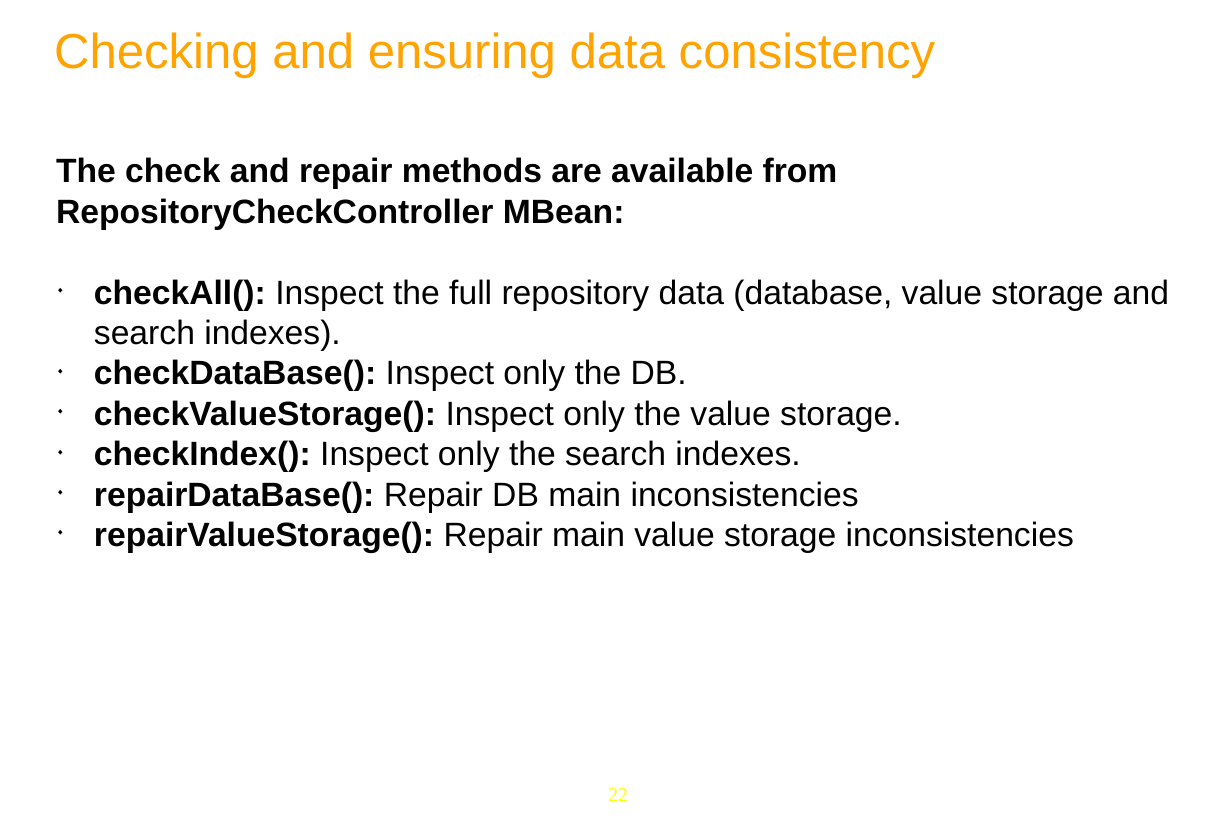
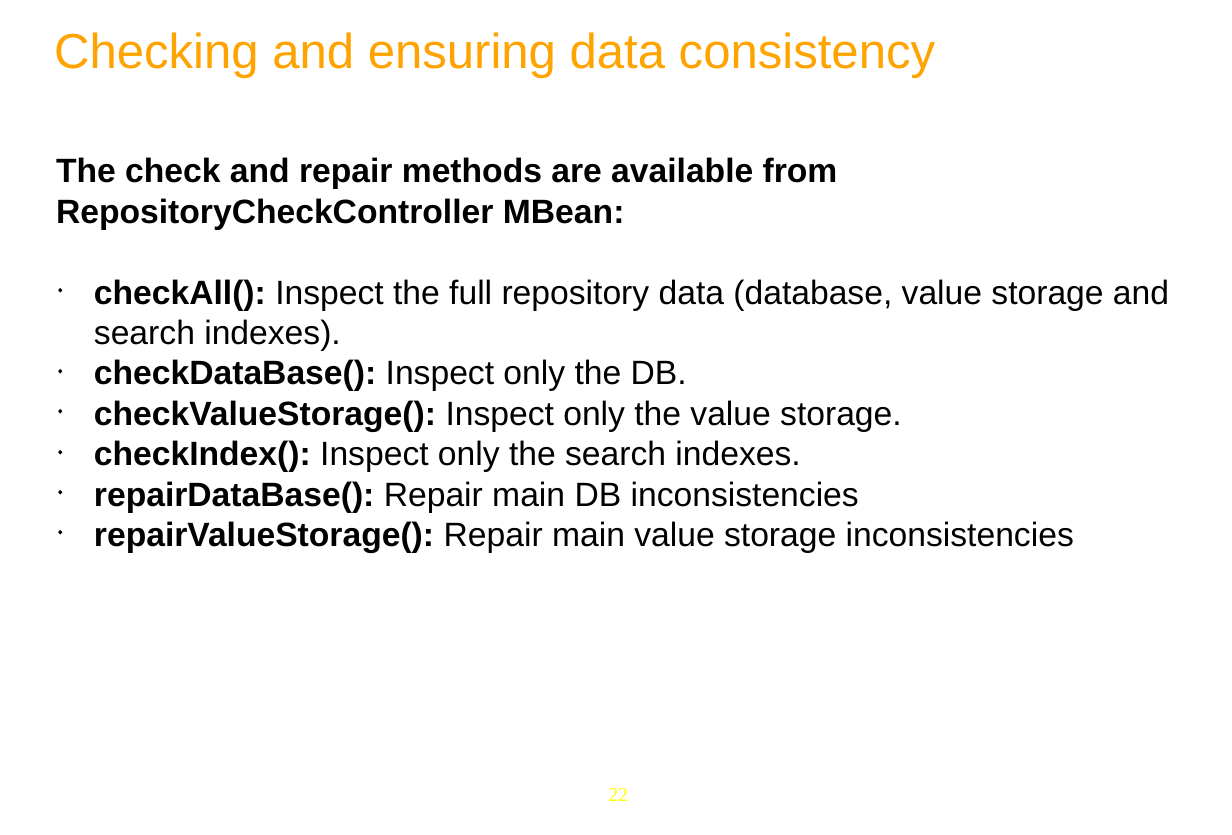
Before and after one commit to anhvurz90/training, a slide deck: slide 22 of JPP6-JCR/Day-4.pptx. Drawn at 1232x835 pixels with LibreOffice and Linux fonts; fonts in the diff are those of the drawing; background and template pictures are left out. Boxes give left, top, right and bottom in pixels: in the first picture for what was removed or moved away, otherwise in the second. Text is boxed around its words. In the diff, an @@ line names an element or a change of style, - is before the commit and + after.

Commit message:
Fix mistakes 5

```diff
--- a/JPP6-JCR/Day-4.pptx
+++ b/JPP6-JCR/Day-4.pptx
@@ text at box(94, 481, 859, 513): text changed @@
-◆ repairDataBase(): Repair DB main inconsistencies
+◆ repairDataBase(): Repair main DB inconsistencies
```
